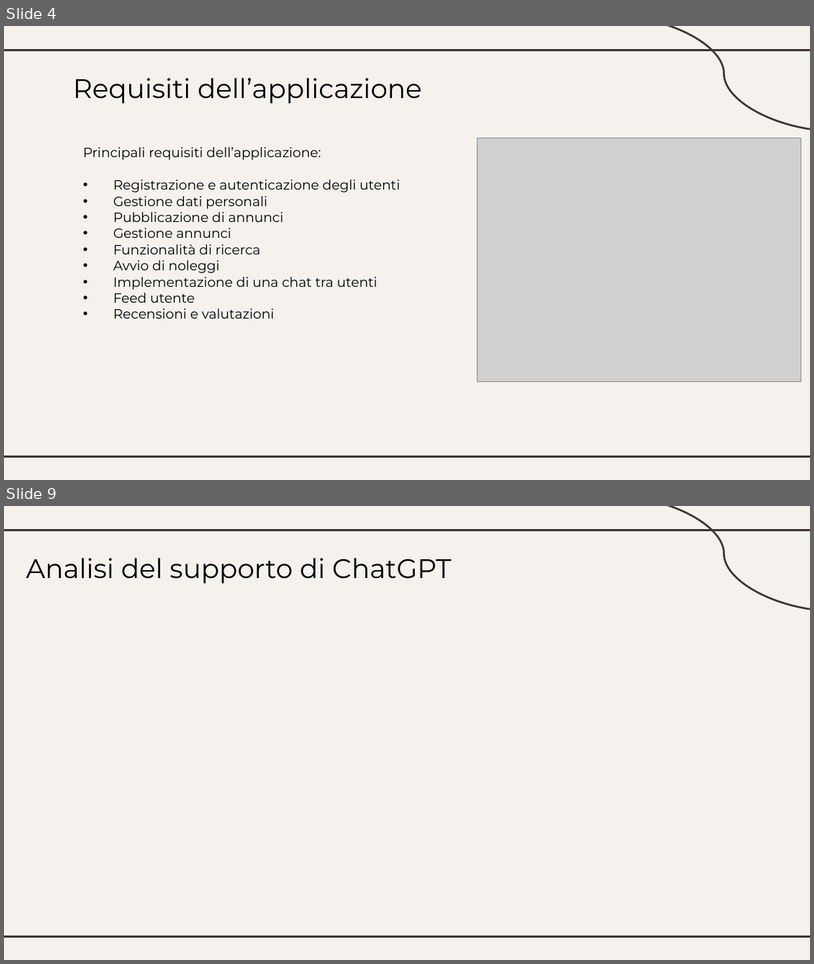
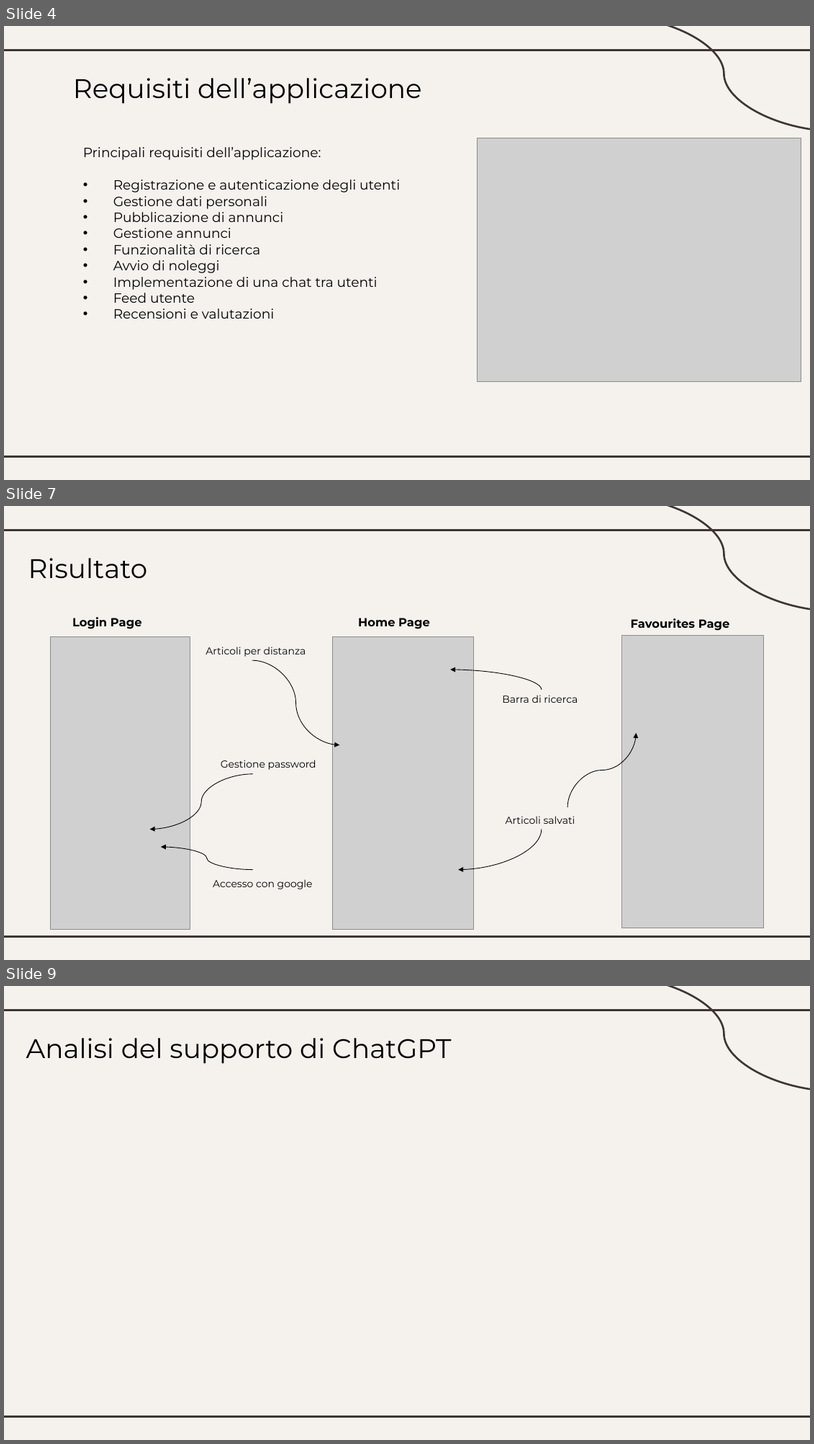
Before and after one commit to SimoneSantin/Tesi_LT_2024, a slide deck: Presentazione_LT_2024.pptx. Shown one above the other, each under a label of ours: slides 4 and 9 before the commit, slides 4, 7 and 9 after it; the slides between them are not shown. The pictures are 814x964 and 814x1444 pixels, drawn with LibreOffice and Linux fonts; fonts in the diff are those of the drawing; grey boxes stand for pictures. Boxes give left, top, right and bottom in pixels: in the first picture for what was removed or moved away, otherwise in the second. Text is boxed around its words. In the diff, an @@ line names an element or a change of style, - is before the commit and + after.

Commit message:
presentazione

```diff
--- a/Presentazione_LT_2024.pptx
+++ b/Presentazione_LT_2024.pptx
@@ slide 7 added at bbox=[4, 506, 810, 960], background #F5F2EE; not listed: 3 template elements that a slide beside it also shows @@
@@ title added at bbox=[28, 558, 148, 579], 32 pt, text #000000 @@
+Risultato
@@ text added at bbox=[72, 617, 142, 629], 14 pt, text #000000, bold @@
+Login Page
@@ text added at bbox=[358, 618, 430, 629], 14 pt, text #000000, bold @@
+Home Page
@@ text added at bbox=[631, 618, 730, 631], 14 pt, text #000000, bold @@
+Favourites Page
@@ picture added at bbox=[51, 636, 190, 929] @@
@@ text added at bbox=[206, 646, 306, 656], 12 pt, text #000000 @@
+Articoli per distanza
@@ picture added at bbox=[332, 636, 474, 929] @@
@@ picture added at bbox=[623, 636, 764, 928] @@
@@ curved arrow added from (252, 660) to (340, 745), #000000 0.75 pt @@
@@ curved arrow added from (542, 690) to (450, 669), #000000 0.75 pt @@
@@ text added at bbox=[502, 695, 578, 703], 12 pt, text #000000 @@
+Barra di ricerca
@@ curved arrow added from (568, 807) to (637, 733), #000000 0.75 pt @@
@@ text added at bbox=[221, 759, 316, 770], 12 pt, text #000000 @@
+Gestione password
@@ curved arrow added from (253, 774) to (149, 829), #000000 0.75 pt @@
@@ curved arrow added from (542, 829) to (458, 870), #000000 0.75 pt @@
@@ text added at bbox=[506, 816, 576, 824], 12 pt, text #000000 @@
+Articoli salvati
@@ curved arrow added from (253, 870) to (161, 847), #000000 0.75 pt @@
@@ text added at bbox=[213, 879, 313, 889], 12 pt, text #000000 @@
+Accesso con google
```
Also in this commit, not shown: 1 slide changed, 2 other slides added, 3 slides removed.
